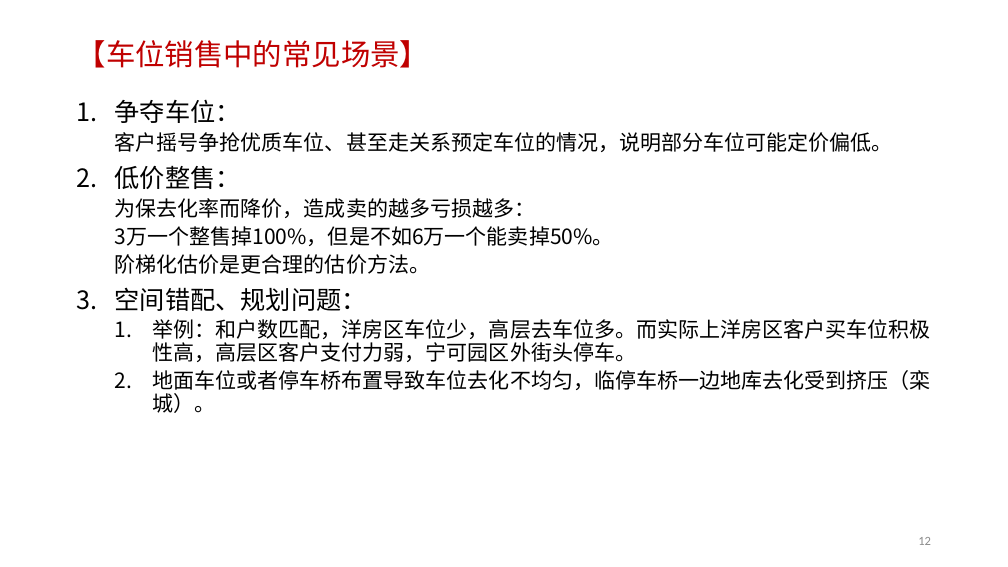
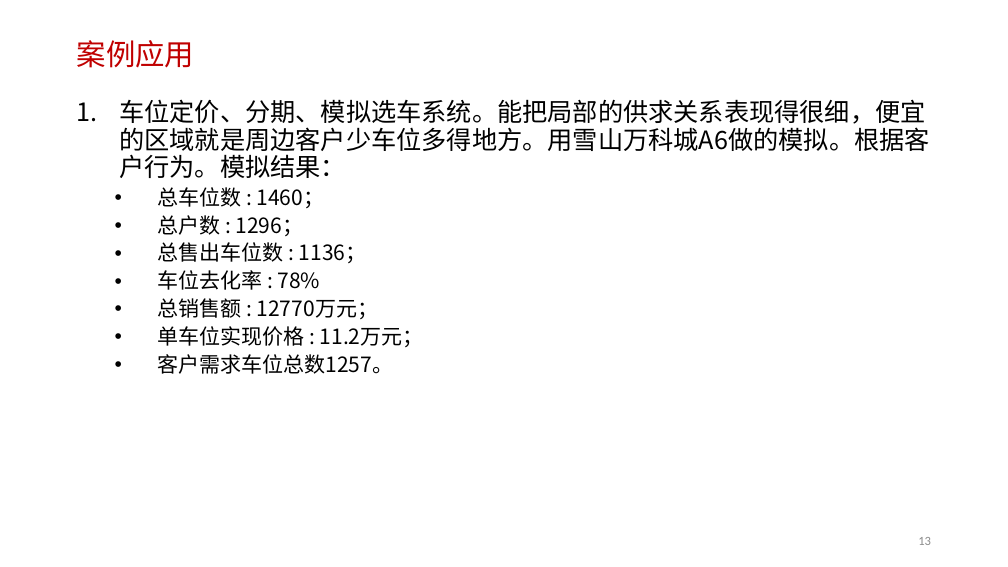
Before and after one commit to ludwigpeking/2409-parking-pricing, a slide deck: slide 13 of 2401-parkingPricing.pptx (slide 12 before the commit). Drawn at 1008x567 pixels with LibreOffice and Linux fonts; fonts in the diff are those of the drawing; background and template pictures are left out. Boxes give left, top, right and bottom in pixels: in the first picture for what was removed or moved away, otherwise in the second. Text is boxed around its words. In the diff, an @@ line names an element or a change of style, - is before the commit and + after.

```diff
--- a/2401-parkingPricing.pptx
+++ b/2401-parkingPricing.pptx
@@ title at <box>77,40,194,68</box>: text changed @@
-【车位销售中的常见场景】
+案例应用
@@ text at <box>119,99,929,374</box>: text changed @@
-1. 争夺车位：
-  客户摇号争抢优质车位、甚至走关系预定车位的情况，说明部分车位可能定价偏低。
-2. 低价整售：
-  为保去化率而降价，造成卖的越多亏损越多：
-  3万一个整售掉100%，但是不如6万一个能卖掉50%。
-  阶梯化估价是更合理的估价方法。
-3. 空间错配、规划问题：
-  1. 举例：和户数匹配，洋房区车位少，高层去车位多。而实际上洋房区客户买车位积极性高，高层区客户支付力弱，宁可园区外街头停车。
-  2. 地面车位或者停车桥布置导致车位去化不均匀，临停车桥一边地库去化受到挤压（栾城）。
+1. 车位定价、分期、模拟选车系统。能把局部的供求关系表现得很细，便宜的区域就是周边客户少车位多得地方。用雪山万科城A6做的模拟。根据客户行为。模拟结果：
+  • 总车位数 : 1460；
+  • 总户数 : 1296；
+  • 总售出车位数 : 1136；
+  • 车位去化率 : 78%
+  • 总销售额 : 12770万元；
+  • 单车位实现价格 : 11.2万元；
+  • 客户需求车位总数1257。
```
Also in this commit, not shown: 9 other slides changed, 3 slides added, 9 slides removed, 12 other files.
